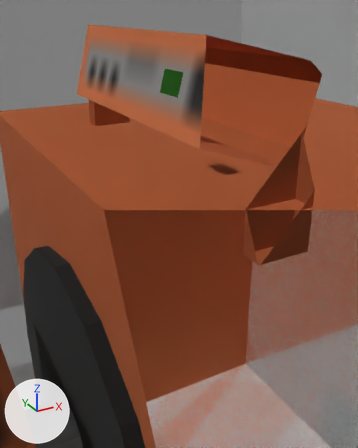
Before and after pictures for a commit that changed the OBJ model src/main/resources/assets/eln/model/FuelHeater/FuelHeater.obj.
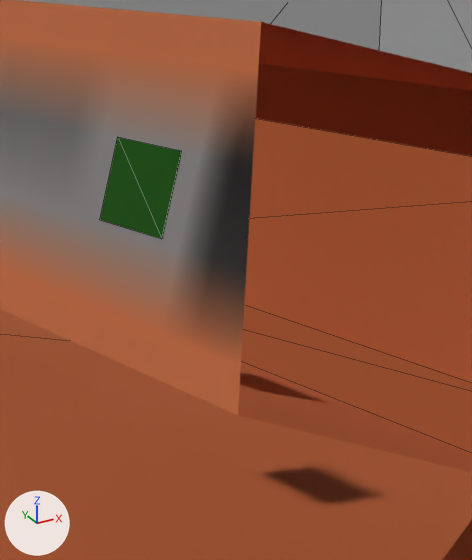
Each version is shown from a 50 mm camera at (-0.244, -0.544, 0.473) aimed at (-0.019, -0.134, 0.268), then close up on the part from 37% to 75% of the width and 6% to 43% of the height. Arrows for +X, +Y and +Z are at lower left; the lights stay in place. The close-ups show mesh edges as thin lines. Everything nearer to the camera than a plane just in front of the edit is cut away. Where no turn or scale is listed for an object, it has been applied to the vertices.

The first close-up shows 'Main', 'Minecraft_Block_Cube', 'PowerLed_PowerLED'.
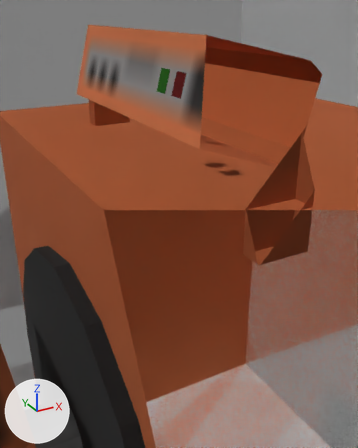
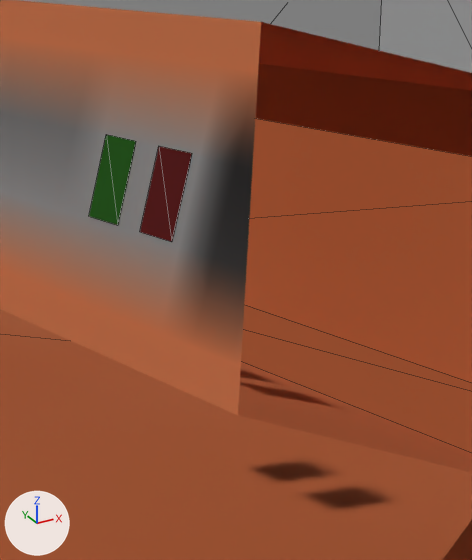
Commit message: Fuel heat furnace GUI is basically working

Pixel boxes (x1, y1, x2, y2) of what changed, in the close-ups (472 x 560 px):
'PowerLed_PowerLED', deleted (green)
    before: (100, 137, 181, 239)
'HeatLED', added (red)
    after: (140, 146, 192, 242)
'PowerLED', added (green)
    after: (89, 135, 136, 225)

What the commit changed:
Mesh me_powerled is new.
It has 4 vertices, 2 faces and spans x -0.0015..0.0049, y -0.0722..-0.0525, z 0.3887..0.4127.
It uses material mat_none (picture img_fuelheater_png).
Mesh me_heatled is new.
It has 4 vertices, 2 faces and spans x -0.0015..0.0049, y -0.106..-0.0863, z 0.3887..0.4127.
It uses material mat_none (picture img_fuelheater_png).
Object 'PowerLed_PowerLED' (ob_powerled_powerled) is deleted.
Object 'PowerLED' (ob_powerled) is new; it shows me_powerled.
Its location is (0.0, 0.0, 0.0).
Object 'HeatLED' (ob_heatled) is new; it shows me_heatled.
Its location is (0.0, 0.0, 0.0).
